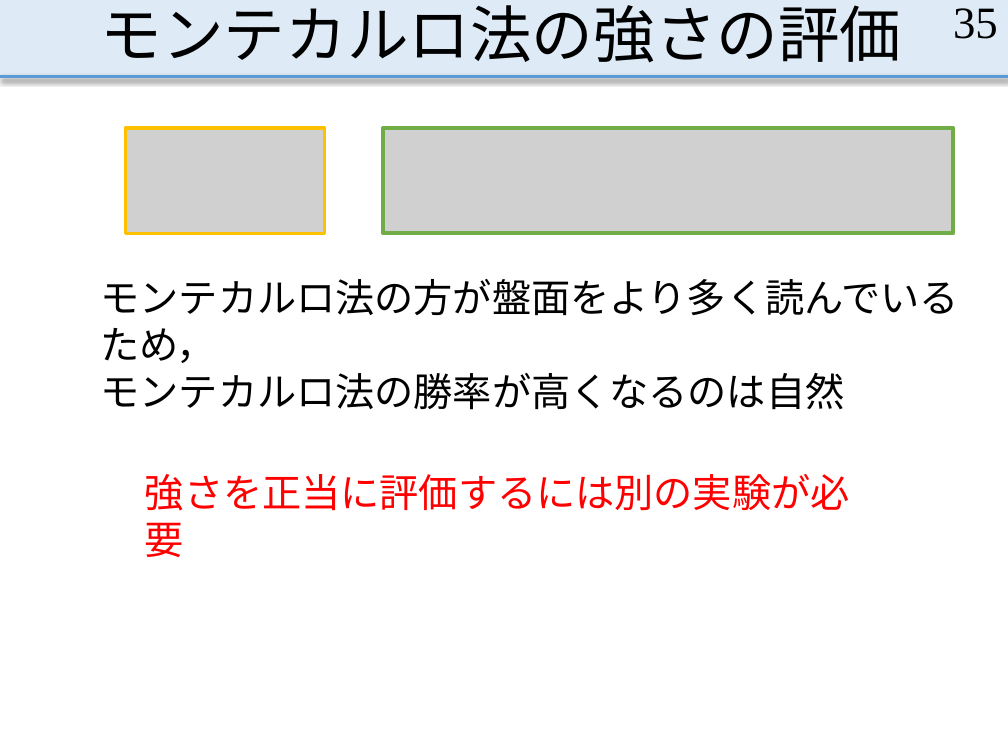
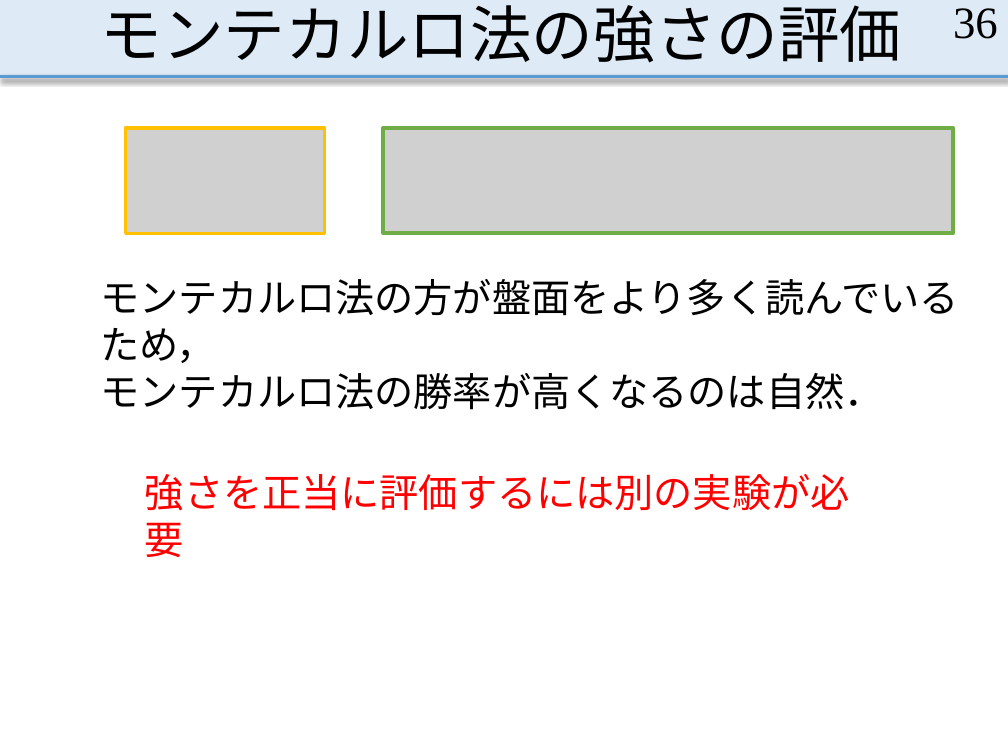
Before and after one commit to MasayaOda/SR, a slide deck: slide 36 of 中間発表1210.pptx (slide 35 before the commit). Drawn at 1008x756 pixels with LibreOffice and Linux fonts; fonts in the diff are those of the drawing; grey boxes stand for pictures. Boxes give left, top, right and bottom in pixels: in the first picture for what was removed or moved away, otherwise in the second. Text is boxed around its words. In the diff, an @@ line names an element or a change of style, - is before the commit and + after.

```diff
--- a/中間発表1210.pptx
+++ b/中間発表1210.pptx
@@ page number at bbox=[953, 8, 998, 39]: text changed @@
-35
+36
@@ text at bbox=[101, 373, 884, 410]: text changed @@
-モンテカルロ法の勝率が高くなるのは自然
+モンテカルロ法の勝率が高くなるのは自然．
```
Also in this commit, not shown: 21 other slides changed, 3 slides added.
